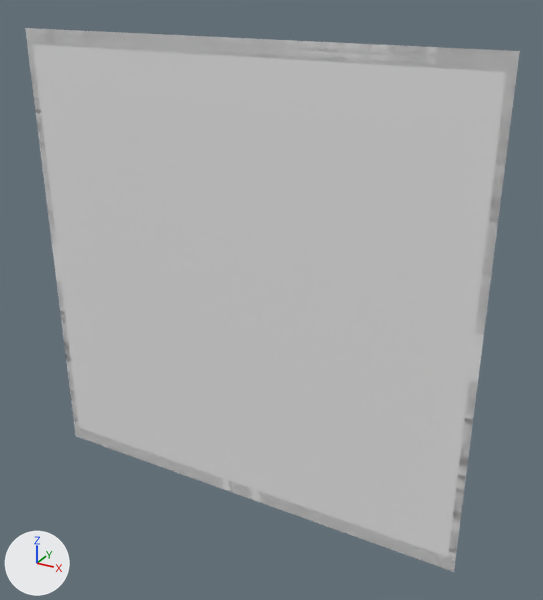
An edit to the OBJ model Assets/Tiled2Unity/Meshes/TheFarm.obj, drawn before and after from the same camera.
One viewpoint serves both versions: a 50 mm lens placed at (1.24, -6.16, 0.57), pointed at (-2.24, 0.18, -2.6). Every picture has the same lights, and +X, +Y and +Z are marked at lower left. Where no turn or scale is listed for an object, it has been applied to the vertices.

Names of what the first picture shows: 'TheFarm'.
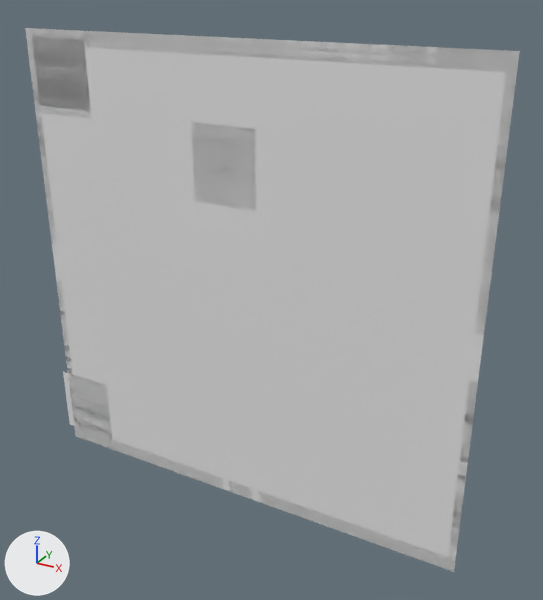
Scene script edits in JSON lines:
```json
{"block": "me_thefarm", "where": "me_thefarm.from_pydata(...)  # 4225 vertices, 4274 faces; spans x -5.12..0.0, y 0.0, z -5.12..0.0"}
{"block": "me_thefarm", "where": "# used by ob_thefarm; location = (0.0, 0.0, 0.0)"}
{"block": "me_thefarm", "where": "# verts and faces of me_thefarm; kept vertices keep their numbers, new ones are numbered from 4225"}
{"block": "me_thefarm", "where": "# before: 108 (-4.32, 0.0, -0.08) at pixel (83, 38), 126 (-5.04, 0.0, -0.08) at pixel (31, 36), 769 (-4.32, 0.0, -0.88) at pixel (91, 118), 778 (-5.04, 0.0, -0.88) at pixel (40, 113)"}
{"block": "me_thefarm", "where": "# before: 679 (-2.32, 0.0, -0.8) at pixel (255, 128), 688 (-3.04, 0.0, -0.8) at pixel (191, 121), 1329 (-2.32, 0.0, -1.6) at pixel (255, 211), 1338 (-3.04, 0.0, -1.6) at pixel (194, 201)"}
{"block": "me_thefarm", "where": "# before: 3436 (-4.48, 0.0, -4.16) at pixel (106, 385), 4086 (-4.48, 0.0, -4.96) at pixel (112, 439)"}
{"block": "me_thefarm", "change": "me_thefarm part 1"}
{"op": "add", "block": "me_thefarm", "code": "faces += [(108, 769, 778, 126)]"}
{"block": "me_thefarm", "change": "me_thefarm part 2"}
{"op": "add", "block": "me_thefarm", "code": "faces += [(679, 1329, 1338, 688)]"}
{"block": "me_thefarm", "change": "me_thefarm part 3"}
{"op": "add", "block": "me_thefarm", "code": "verts[4225] = (-5.2, 0.0, -4.96)  # pixel (69, 424)"}
{"op": "add", "block": "me_thefarm", "code": "verts[4226] = (-5.2, 0.0, -4.16)  # pixel (63, 371)"}
{"op": "add", "block": "me_thefarm", "code": "faces += [(3436, 4086, 4225, 4226)]"}
```

Changed parts and their boxes [x1, y1, x2, y2] in the pictures (543 x 600 px):
```json
{"part": 1, "of": "me_thefarm", "change": "added", "after": [32, 36, 91, 119]}
{"part": 2, "of": "me_thefarm", "change": "added", "after": [192, 123, 256, 211]}
{"part": 3, "of": "me_thefarm", "change": "added", "after": [63, 372, 112, 439]}
```
